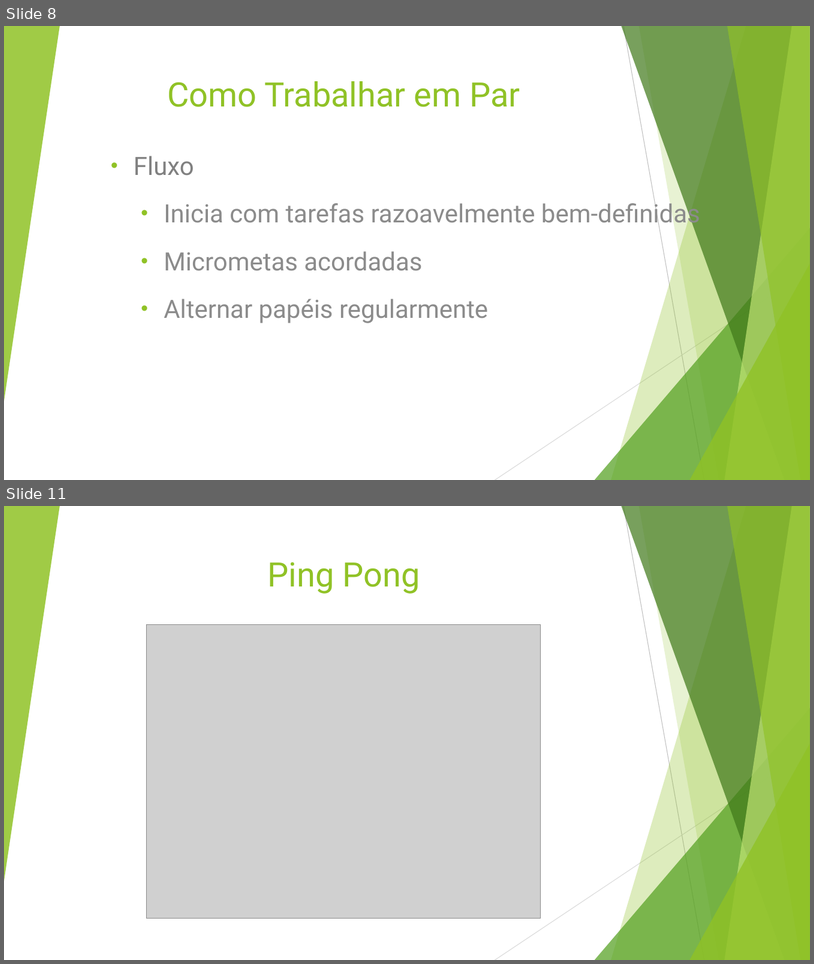
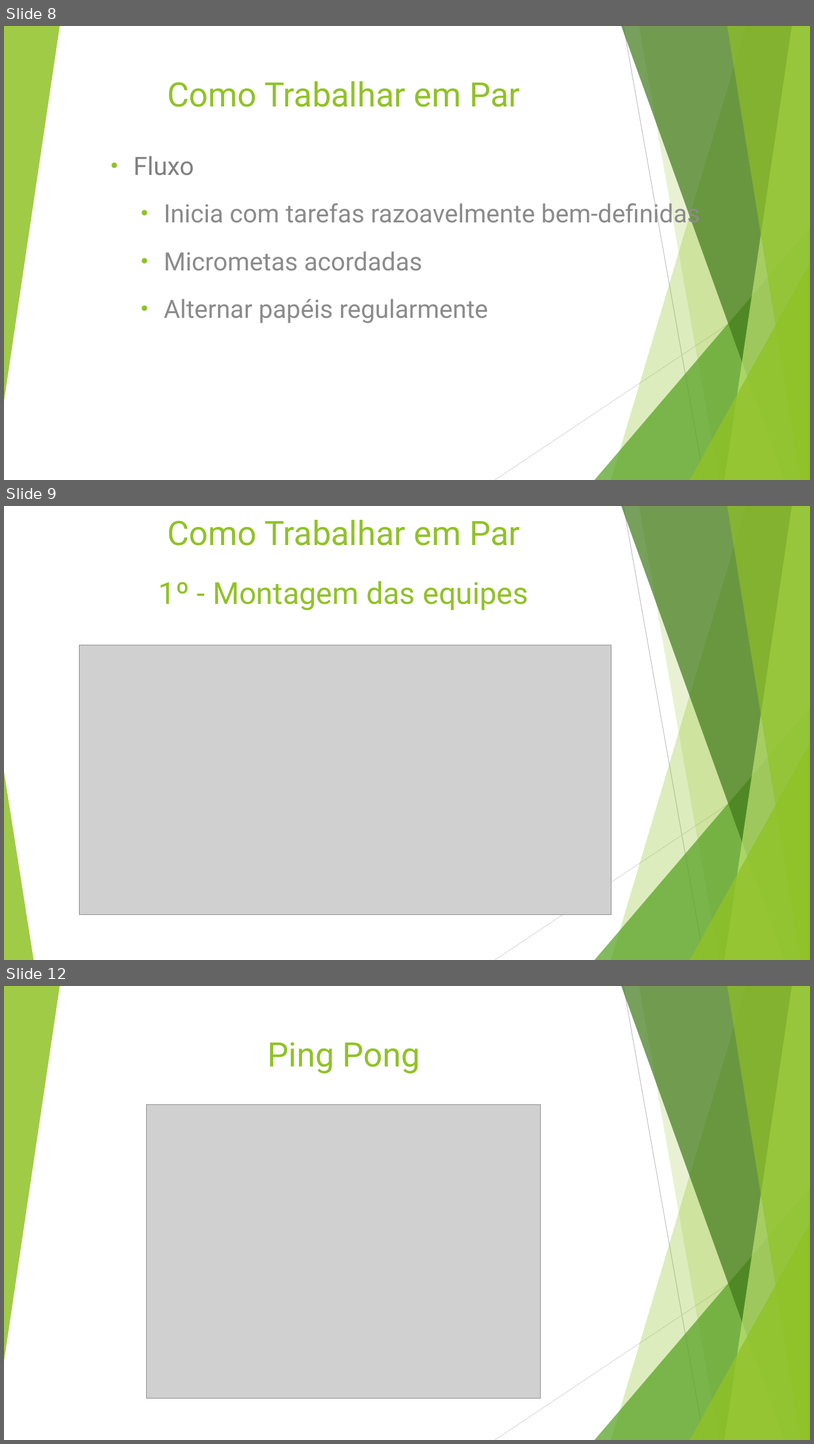
Before and after one commit to sdifiore/EngSoft, a slide deck: Programação em Par.pptx. Shown one above the other, each under a label of ours: slides 8 and 11 before the commit, slides 8, 9 and 12 after it; the slides between them are not shown. The pictures are 814x964 and 814x1444 pixels, drawn with LibreOffice and Linux fonts; fonts in the diff are those of the drawing; grey boxes stand for pictures. Boxes give left, top, right and bottom in pixels: in the first picture for what was removed or moved away, otherwise in the second. Text is boxed around its words. In the diff, an @@ line names an element or a change of style, - is before the commit and + after.

```diff
--- a/Programação em Par.pptx
+++ b/Programação em Par.pptx
@@ slide 9 added at [4, 506, 810, 960], background #FFFFFF; not listed: 9 template elements that a slide beside it also shows @@
@@ text added at [167, 520, 520, 546], 40 pt, text #90C226 @@
+Como Trabalhar em Par
@@ text added at [159, 581, 528, 610], 36 pt, text #90C226 @@
+1º - Montagem das equipes
@@ picture added at [80, 645, 611, 915] @@
@@ triangle added at [4, 772, 33, 960], fill #90C226 at 85% opacity @@
@@ what was slide 11 is now slide 12 @@
```
Also in this commit, not shown: 5 slides changed, 2 other slides added, 3 slides removed.
